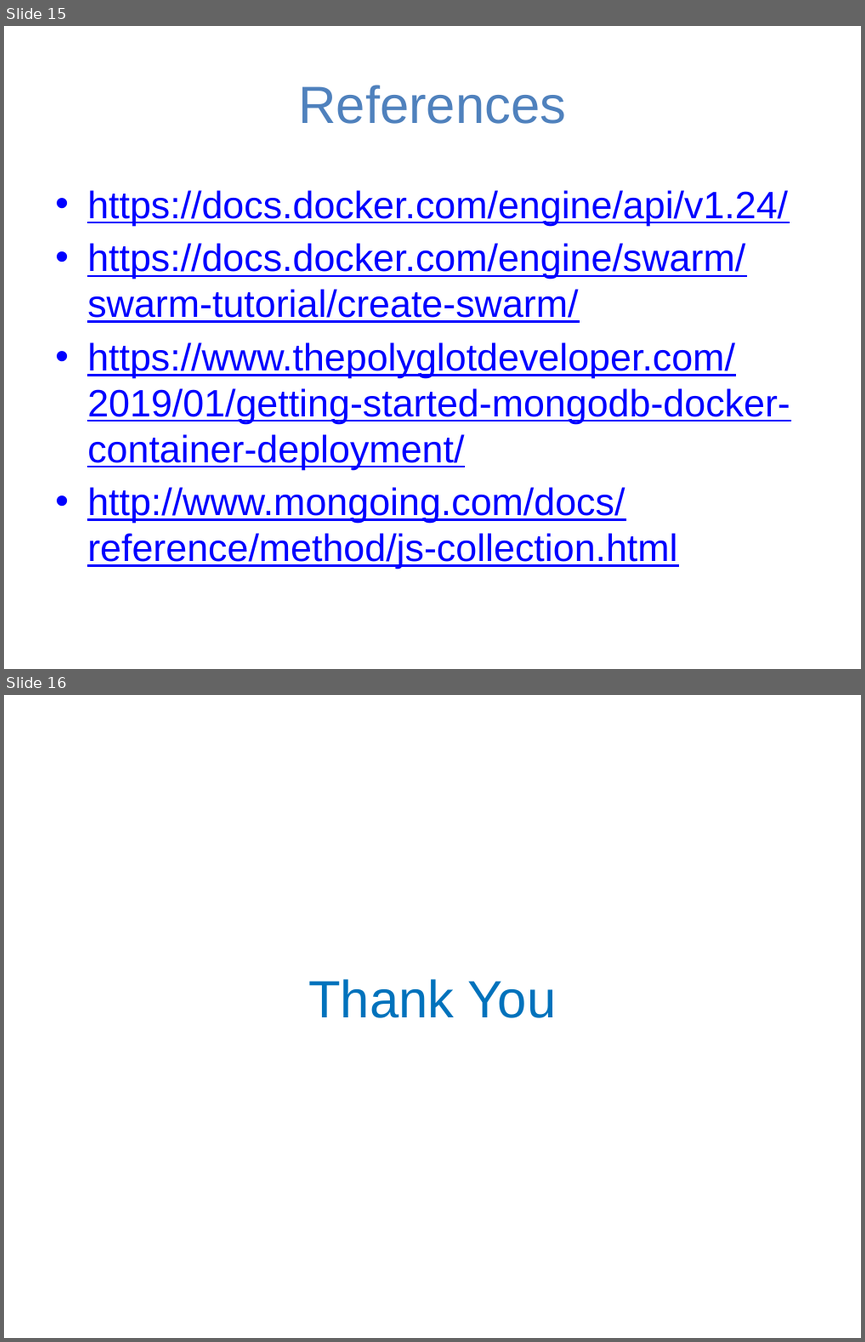
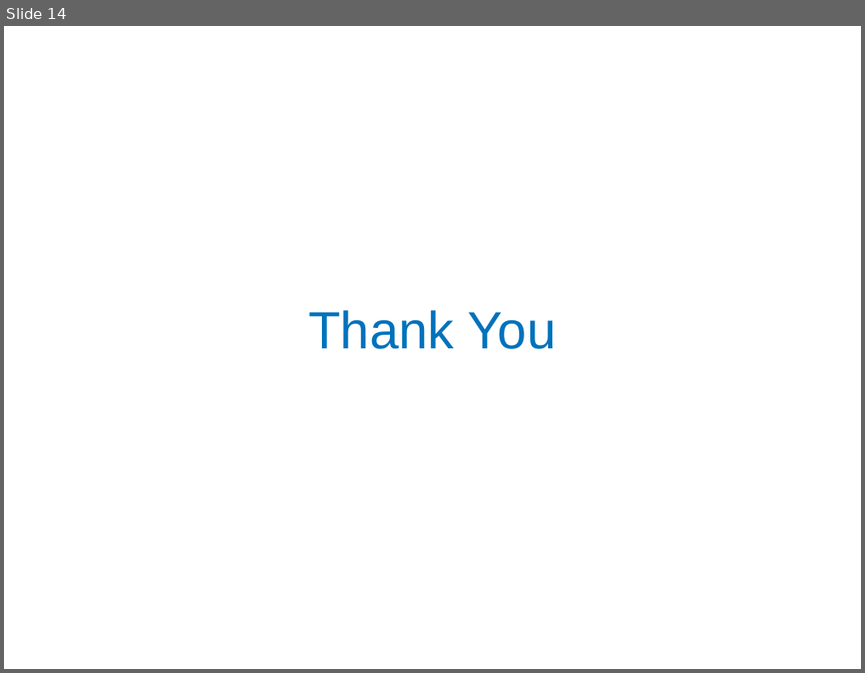
Before and after one commit to rahuldhar123/2019-Fall-CC-Team-5-Building-a-private-cloud, a slide deck: Presentations/Cloud_Computing Project Mid-Progress.pptx. Shown one above the other, each under a label of ours: slides 15 and 16 before the commit, slide 14 after it. The pictures are 865x1342 and 865x673 pixels, drawn with LibreOffice and Linux fonts; fonts in the diff are those of the drawing; background and template pictures are left out. Boxes give left, top, right and bottom in pixels: in the first picture for what was removed or moved away, otherwise in the second. Text is boxed around its words. In the diff, an @@ line names an element or a change of style, - is before the commit and + after.

```diff
--- a/Presentations/Cloud_Computing Project Mid-Progress.pptx
+++ b/Presentations/Cloud_Computing Project Mid-Progress.pptx
@@ slide 15 removed at (4,26,861,669), background picture (left out) @@
@@ title removed at (298,85,566,124) @@
-References
@@ text removed at (87,190,790,568) @@
-• https://docs.docker.com/engine/api/v1.24/
-• https://docs.docker.com/engine/swarm/swarm-tutorial/create-swarm/
-• https://www.thepolyglotdeveloper.com/2019/01/getting-started-mongodb-docker-container-deployment/
-• http://www.mongoing.com/docs/reference/method/js-collection.html
@@ what was slide 16 is now slide 14 @@
```
Also in this commit, not shown: 2 slides changed, 4 slides added, 5 other slides removed.
